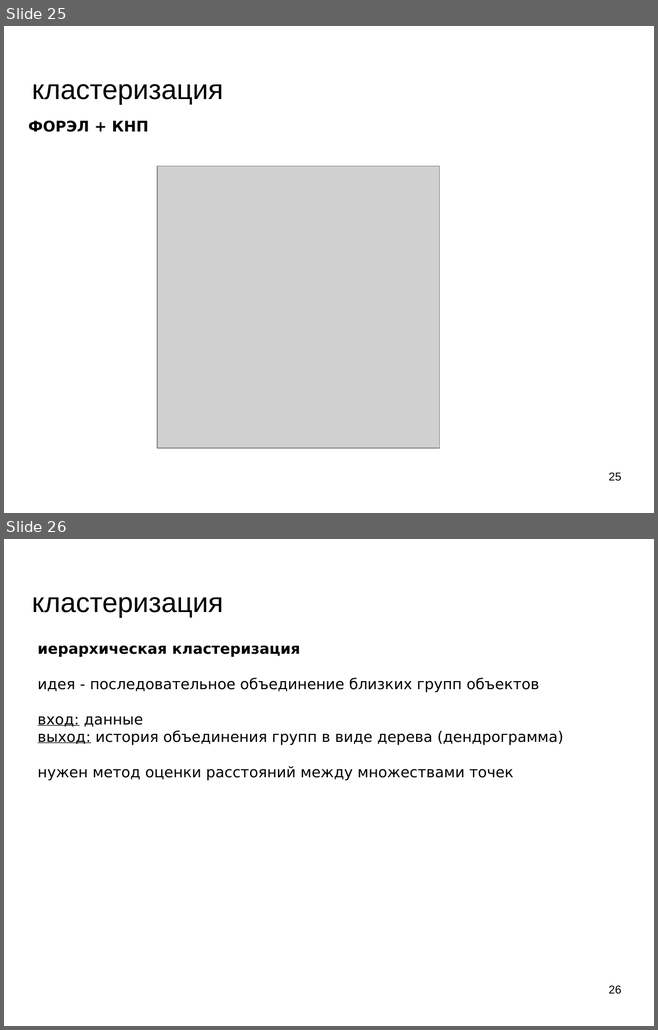
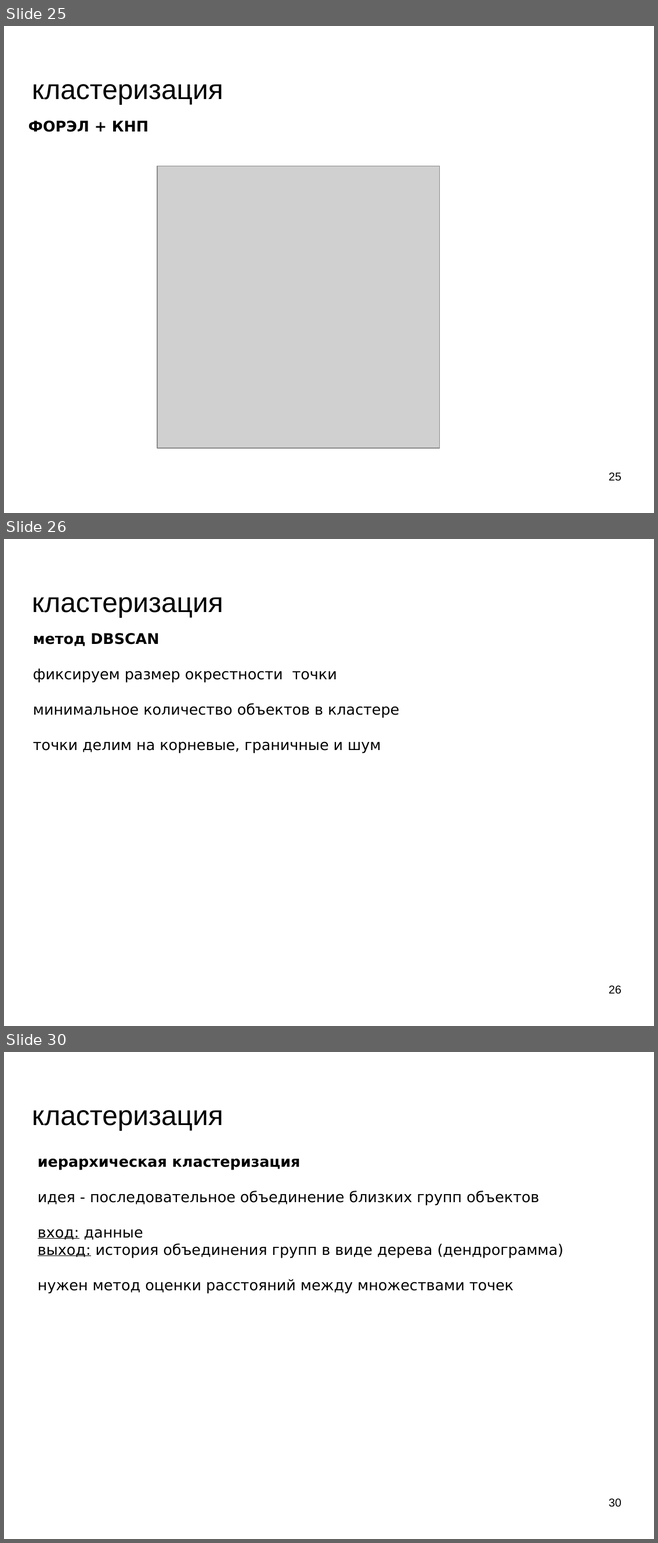
Before and after one commit to mechanoid5/ml_lectorium_legacy, a slide deck: 07-cluster.odp. Shown one above the other, each under a label of ours: slides 25 and 26 before the commit, slides 25, 26 and 30 after it; the slides between them are not shown. The pictures are 658x1030 and 658x1543 pixels, drawn with LibreOffice and Linux fonts; fonts in the diff are those of the drawing; grey boxes stand for pictures; background and template pictures are left out. Boxes give left, top, right and bottom in pixels: in the first picture for what was removed or moved away, otherwise in the second. Text is boxed around its words. In the diff, an @@ line names an element or a change of style, - is before the commit and + after.

```diff
--- a/07-cluster.odp
+++ b/07-cluster.odp
@@ slide 26 added at box(4, 539, 654, 1026), background picture (left out) @@
@@ title added at box(32, 597, 223, 617), 33.9 pt, text #000000 @@
+кластеризация
@@ text added at box(33, 633, 399, 754), 18 pt, text #000000 @@
+метод DBSCAN
+фиксируем размер окрестности точки
+минимальное количество объектов в кластере
+точки делим на корневые, граничные и шум
@@ page number added at box(608, 986, 621, 994), 14 pt, text #000000 @@
+26
@@ what was slide 26 is now slide 30 @@
@@ page number at box(608, 1499, 621, 1507): text changed @@
-26
+30
```
Also in this commit, not shown: 2 slides changed, 4 other slides added, 3 other files.
